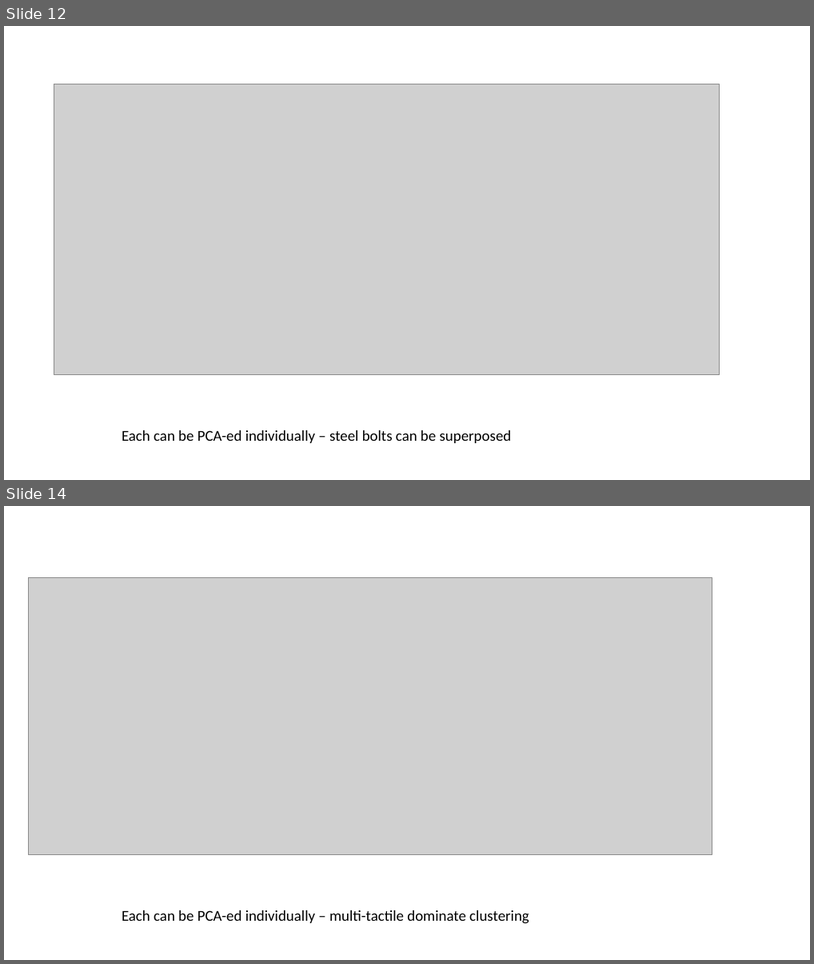
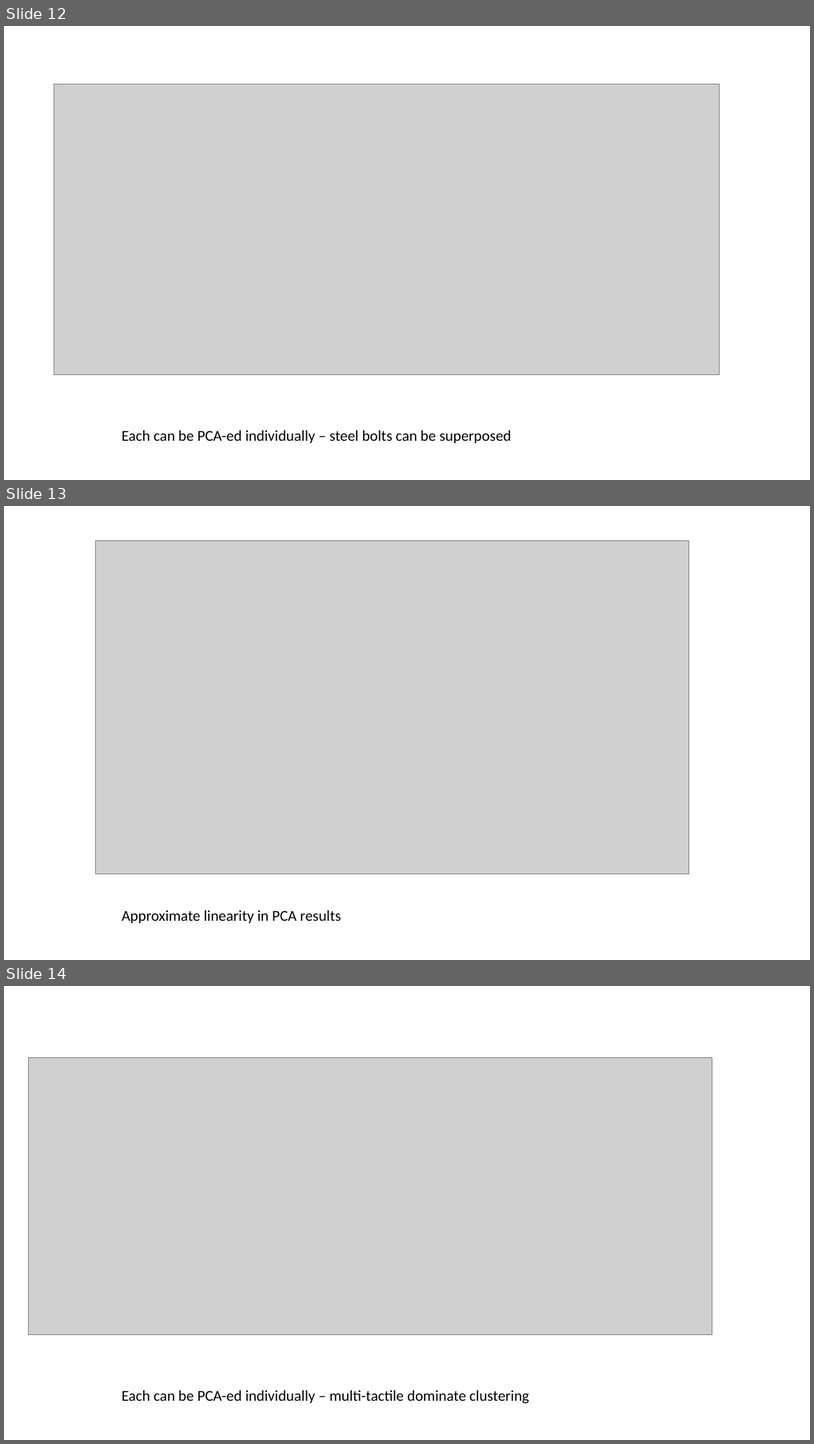
Before and after one commit to DSHardman/HandProbing, a slide deck: Characterisation/ElectrodeSweeps/Figures/ChristmasData.pptx. Shown one above the other, each under a label of ours: slides 12 and 14 before the commit, slides 12, 13 and 14 after it; the slides between them are not shown. The pictures are 814x964 and 814x1444 pixels, drawn with LibreOffice and Linux fonts; fonts in the diff are those of the drawing; grey boxes stand for pictures. Boxes give left, top, right and bottom in pixels: in the first picture for what was removed or moved away, otherwise in the second. Text is boxed around its words. In the diff, an @@ line names an element or a change of style, - is before the commit and + after.

```diff
--- a/Characterisation/ElectrodeSweeps/Figures/ChristmasData.pptx
+++ b/Characterisation/ElectrodeSweeps/Figures/ChristmasData.pptx
@@ slide 13 added at box(4, 506, 810, 960), background #FFFFFF @@
@@ picture added at box(95, 540, 689, 874) @@
@@ text added at box(122, 910, 341, 923), 18 pt, text #000000 @@
+Approximate linearity in PCA results
```
Also in this commit, not shown: 1 slide removed, 6 other files.
